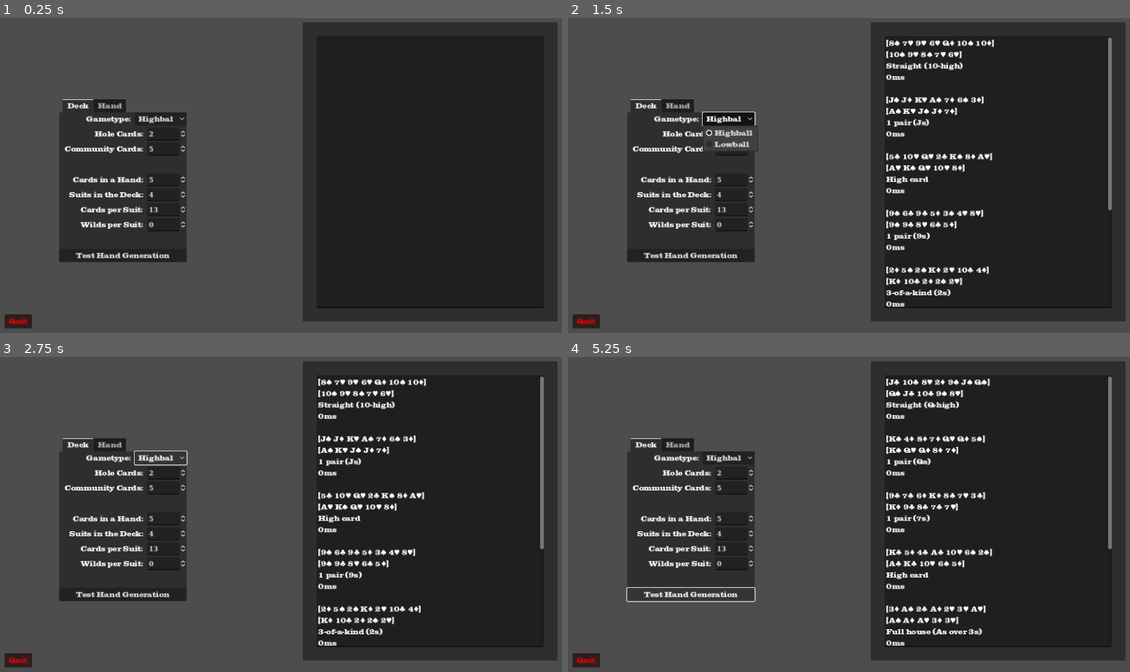
Above: before the commit, frames 1-4 (two rows, left to right).
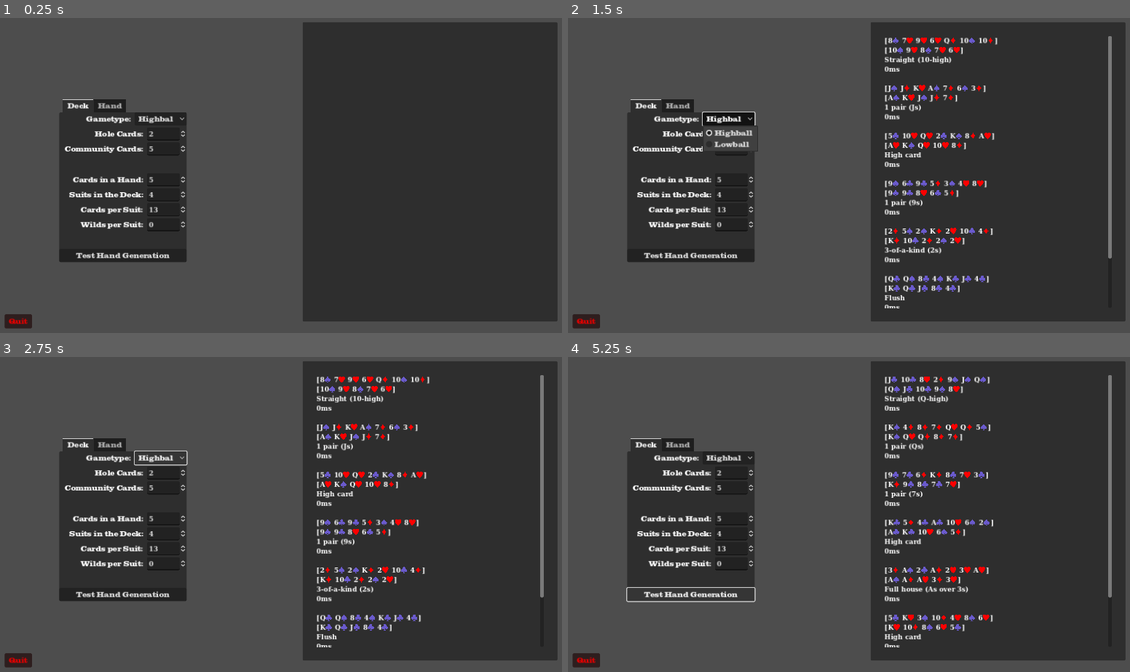
Above: after the commit, the same moments.

Repository: rwilson02/Poker-Party
Game: Godot game, scene res://scenes/debug/test_hands.tscn
The game is run twice, just before and just after one commit, with the same random seed, the same clock (stepped at 60 frames per second) and the same inputs. This scene is started directly instead of the project's main scene.
Inputs:
- Up to frame 1 (0.25 s): no input
- Up to frame 2 (1.5 s): click "Test Hand Generation" at 0.5 s; click "Highball" at 1.25 s
- Up to frame 3 (2.75 s): click "Highball" at 2 s
- Up to frame 4 (5.25 s): click "Test Hand Generation" at 2.75 s; click "Highball" at 3.5 s; click "Test Hand Generation" at 4.25 s; tap Enter at 5 s

The runs differ from the first frame. In frame 1, less than 0.1% of the frame differs, in the area x 56-97%, y 91-92%; in frame 2, 5.3%; in frame 3, 5.3%; in frame 4, 5.4%, in the area x 56-97%, y 5-93%.

Commit message:
use suit icons instead of emoji
also:
- change black suits to purple
- change purple suits to gold

Diff:
--- /dev/null
+++ b/scenes/HowToPlay.tscn
@@ -0,0 +1,9 @@
+[gd_scene format=3 uid="uid://dml4kr48m8imv"]
+
+[node name="HowToPlay" type="Control"]
+layout_mode = 3
+anchors_preset = 15
+anchor_right = 1.0
+anchor_bottom = 1.0
+grow_horizontal = 2
+grow_vertical = 2
--- a/scenes/debug/test_hands.tscn
+++ b/scenes/debug/test_hands.tscn
@@ -176,7 +176,7 @@
 offset_right = 1230.0
 offset_bottom = 690.0
 
-[node name="TextEdit" type="TextEdit" parent="Output"]
+[node name="TextEdit" type="RichTextLabel" parent="Output"]
 layout_mode = 1
 anchors_preset = 8
 anchor_left = 0.5
@@ -189,15 +189,9 @@
 offset_bottom = 300.0
 grow_horizontal = 2
 grow_vertical = 2
-theme_override_colors/font_readonly_color = Color(1, 1, 1, 1)
-editable = false
-context_menu_enabled = false
+bbcode_enabled = true
 shortcut_keys_enabled = false
-selecting_enabled = false
 deselect_on_focus_loss_enabled = false
-drag_and_drop_selection_enabled = false
-virtual_keyboard_enabled = false
-middle_mouse_paste_enabled = false
 
 [node name="Button" type="Button" parent="."]
 modulate = Color(1, 0, 0, 1)
--- a/scripts/debug/hand_generation.gd
+++ b/scripts/debug/hand_generation.gd
@@ -37,16 +37,16 @@
 		var end_time = Time.get_ticks_msec() - start_time
 
 		if best_hand.rank != "":
-			output_box.set_line(current_line, "%s\n" % Hand.hand_to_string(cards))
-			output_box.set_line(current_line + 1, "%s\n" % Hand.hand_to_string(best_hand.cards))
-			output_box.set_line(current_line + 2, best_hand.get_name() + "\n")
-			output_box.set_line(current_line + 3, ("%dms" % end_time) + "\n\n")
+			output_box.append_text("%s\n" % Hand.hand_to_string(cards))
+			output_box.append_text("%s\n" % Hand.hand_to_string(best_hand.cards))
+			output_box.append_text(best_hand.get_name() + "\n")
+			output_box.append_text(("%dms" % end_time) + "\n\n")
 	#		output_box.grab_focus()
 			current_line += 5
 		else:
-			output_box.set_line(current_line, "Error (Not enough cards to make a hand)")
+			output_box.append_text("Error (Not enough cards to make a hand)")
 
-	output_box.scroll_vertical = 0
+#	output_box.scroll_vertical = 0
 	Rules.reset()
 
 func do_hand_test():
@@ -66,21 +66,21 @@
 			break
 
 	if invalid:
-		output_box.set_line(0, "Error (Noninteger or nonspace in text box)")
+		output_box.append_text("Error (Noninteger or nonspace in text box)")
 		return
 	elif input_cards.size() < Rules.RULES.CARDS_PER_HAND:
-		output_box.set_line(0, "Error (Too few cards to make a hand)")
+		output_box.append_text("Error (Too few cards to make a hand)")
 		return
 	elif input_cards.any(func(c): return c >= Rules.get_deck_size() and not c & Rules.FREE_WILD):
-		output_box.set_line(0, "Error (Card index out of range of deck size)")
+		output_box.append_text("Error (Card index out of range of deck size)")
 		return
 
 	var best_hand = Hand.get_best_hand(input_cards)
 
 	if best_hand.rank != "":
-		output_box.set_line(0, "%s\n" % Hand.hand_to_string(input_cards))
-		output_box.set_line(1, "%s\n" % Hand.hand_to_string(best_hand.cards))
-		output_box.set_line(2, best_hand.get_name() + "\n")
+		output_box.append_text("%s\n" % Hand.hand_to_string(input_cards))
+		output_box.append_text("%s\n" % Hand.hand_to_string(best_hand.cards))
+		output_box.append_text(best_hand.get_name() + "\n")
 
 	Rules.reset()
 
--- a/scripts/hand.gd
+++ b/scripts/hand.gd
@@ -418,13 +418,13 @@
 static func hand_to_string(hand: Array):
 	var hand_string = "["
 	for card in hand:
-		hand_string += Rules.get_proper_symbol(card)
+		hand_string += Rules.get_card_string(card)
 		hand_string += " "
 	hand_string[-1] = "]"
 
-	if Rules.get_value(hand[0]) == Rules.RULES.VALS_PER_SUIT - 1 \
-		and Rules.get_value(hand[1]) == Rules.RULES.CARDS_PER_HAND - 2:
-			var slices = hand_string.split(" ", false, 1)
-			hand_string = "[%s %s]" % [slices[1].left(-1), slices[0].right(2)]
+#	if Rules.get_value(hand[0]) == Rules.RULES.VALS_PER_SUIT - 1 \
+#		and Rules.get_value(hand[1]) == Rules.RULES.CARDS_PER_HAND - 2:
+#			var slices = hand_string.split(" ", false, 1)
+#			hand_string = "[%s %s]" % [slices[1].left(-1), slices[0].right(2)]
 
 	return hand_string
--- a/scripts/rules.gd
+++ b/scripts/rules.gd
@@ -3,8 +3,16 @@
 var RULES
 var FREE_WILD = 0x2_0000
 var WILD = 0x1_0000
+# Spades, Hearts, Clubs, Diamonds, Stars, Moons
+var SUIT_COLORS = [Color.SLATE_BLUE, Color.RED, Color.SLATE_BLUE, Color.RED, \
+	Color.GOLDENROD, Color.GOLDENROD]
+
+var regex
 
 func _ready():
+	regex = RegEx.new()
+	regex.compile("[() ]")
+
 	reset()
 
 func get_value(card):
@@ -21,6 +29,17 @@
 	else:
 		return -1
 func get_suit(card): return card / RULES.VALS_PER_SUIT if card is int else -1
+func get_suit_loc(suit):
+	const SUITS_PER_ROW = 4
+	const ROWS = 2
+	const SUIT_SIZE = 256
+
+	var pos: Vector2
+	if suit > RULES.SUITS: pos = Vector2(SUITS_PER_ROW - 1, ROWS - 1)
+	else: pos = Vector2(suit % SUITS_PER_ROW, suit / SUITS_PER_ROW)
+
+	return Rect2(pos * SUIT_SIZE, Vector2.ONE * SUIT_SIZE)
+
 func get_deck_size(): return RULES.SUITS * RULES.VALS_PER_SUIT
 
 func get_proper_value(card):
@@ -46,6 +65,21 @@
 	var card_suit = suits[get_suit(card)] if card < WILD else "\U01F0CF"
 
 	return get_proper_value(card) + card_suit
+
+func get_card_string(card):
+	const TEMPLATE = "%s[img=16 region=%s color=%s]%s[/img]"
+	const SUITS_PATH = "res://textures/cards/suit_atlas.png"
+
+	var value = get_proper_value(card)
+	var suit = get_suit(card)
+	var icon_loc = get_suit_loc(suit)
+	var loc_str = regex.sub("%s,%s" % [str(icon_loc.position), str(icon_loc.size)], "", true)
+
+	if suit > RULES.SUITS:
+		return value + "\U01F0CF"
+	else:
+		var color = SUIT_COLORS[suit]
+		return TEMPLATE % [value, loc_str, color.to_html(false), SUITS_PATH]
 
 func reset():
 	RULES = load_json_at("res://rules/base_rules.json")
--- a/scripts/ui/card_setup.gd
+++ b/scripts/ui/card_setup.gd
@@ -1,7 +1,7 @@
 extends Node
 
 # Spades, Hearts, Clubs, Diamonds, Stars, Moons
-const COLORS = [Color.BLACK, Color.RED, Color.BLACK, Color.RED, Color.DARK_MAGENTA, Color.DARK_MAGENTA]
+#const COLORS = [Color.BLACK, Color.RED, Color.BLACK, Color.RED, Color.DARK_MAGENTA, Color.DARK_MAGENTA]
 const SUITS_PER_ROW = 4
 const ROWS = 2
 const SUIT_SIZE = 256
@@ -16,15 +16,15 @@
 	var suit = Rules.get_suit(card)
 	var wild = value == "??"
 
-	var POS = Vector2(suit % SUITS_PER_ROW, suit / SUITS_PER_ROW) \
-		if not wild else Vector2(SUITS_PER_ROW - 1, ROWS - 1)
-	var SIZE = Vector2.ONE * SUIT_SIZE
+#	var POS = Vector2(suit % SUITS_PER_ROW, suit / SUITS_PER_ROW) \
+#		if not wild else Vector2(SUITS_PER_ROW - 1, ROWS - 1)
+#	var SIZE = Vector2.ONE * SUIT_SIZE
 
 	for i in icons:
-		i.texture.region = Rect2i(SUIT_SIZE * POS, SIZE)
+		i.texture.region = Rules.get_suit_loc(suit)
 	for t in texts:
 		t.text = value
 	for idx in indices:
-		idx.modulate = COLORS[suit] if not wild else Color.BLACK
+		idx.modulate = Rules.SUIT_COLORS[suit] if not wild else Color.BLACK
 
 	self.tooltip_text = Rules.get_proper_symbol(card)
--- a/scripts/ui/menu_manager.gd
+++ b/scripts/ui/menu_manager.gd
@@ -91,15 +91,15 @@
 
 	var players = []
 
-	var get_name = func(id: int):
+	var get_player_name = func(id: int):
 		return Netgame.players[id].name
 
-	players.append(get_name.call(Netgame.game_state.active_players[0]))
-	players.append(get_name.call(Netgame.game_state.losers[-1]))
+	players.append(get_player_name.call(Netgame.game_state.active_players[0]))
+	players.append(get_player_name.call(Netgame.game_state.losers[-1]))
 
 	var end_text = TEMPLATE % [players[0], players[1]]
 	if Netgame.game_state.losers.size() >= 2:
-		end_text += THIRD % get_name.call(Netgame.game_state.losers[-2])
+		end_text += THIRD % get_player_name.call(Netgame.game_state.losers[-2])
 	end_screen.get_node("Ranking").text = end_text
 
 	toggle_shadow()
--- a/scripts/ui/pause_menu.gd
+++ b/scripts/ui/pause_menu.gd
@@ -55,7 +55,7 @@
 	if suits < 3:
 		rank_names.erase("FH")
 		rank_names.erase("CR")
-	if suits < 4 and cph == 6:
+	if (suits < 4 and cph == 6) or cph == 4:
 		rank_names.erase("FH")
 
 	# Gametype-dependent
